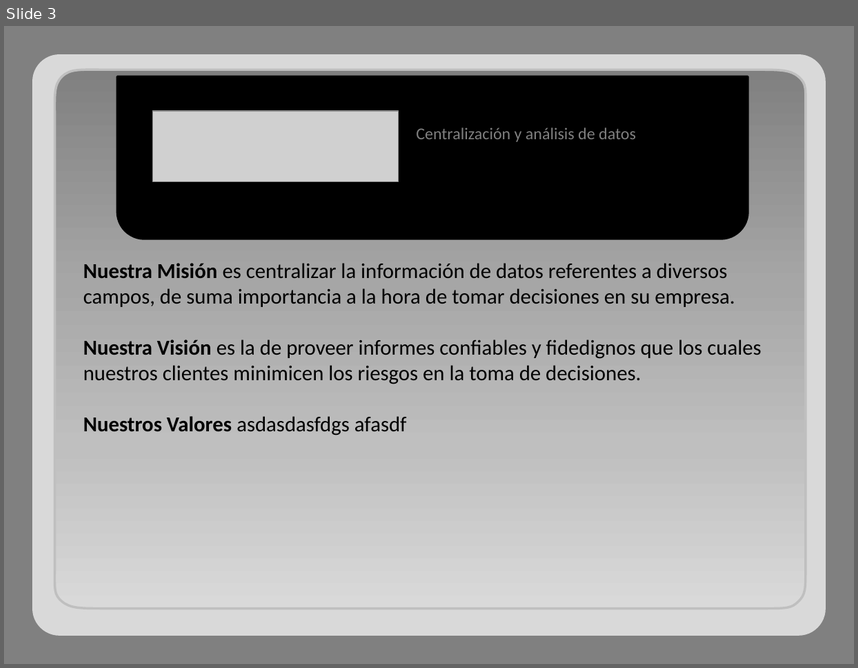
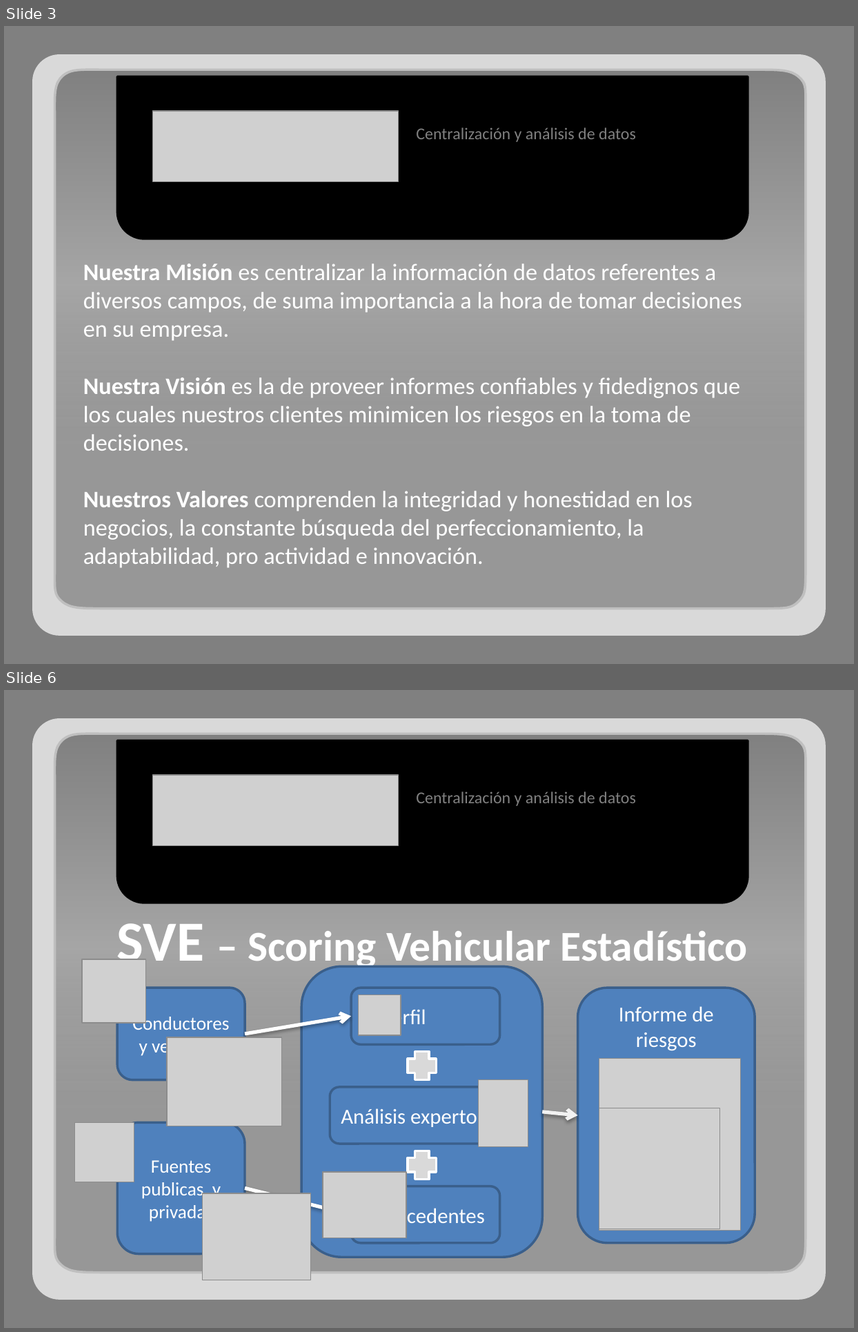
Before and after one commit to adrianachelotti/tallerdesarrollo1ero2011, a slide deck: Presentacion/Comercial/Presentacion Comercial.pptx. Shown one above the other, each under a label of ours: slide 3 before the commit, slides 3 and 6 after it; the slides between them are not shown. The pictures are 858x668 and 858x1332 pixels, drawn with LibreOffice and Linux fonts; fonts in the diff are those of the drawing; grey boxes stand for pictures. Boxes give left, top, right and bottom in pixels: in the first picture for what was removed or moved away, otherwise in the second. Text is boxed around its words. In the diff, an @@ line names an element or a change of style, - is before the commit and + after.

```diff
--- a/Presentacion/Comercial/Presentacion Comercial.pptx
+++ b/Presentacion/Comercial/Presentacion Comercial.pptx
@@ slide 6 added at [4, 690, 854, 1328], background #808080 @@
@@ freeform shape added at [53, 733, 806, 1272], fill gradient #808080 to #A6A6A6, outline #BFBFBF 2 pt @@
@@ round same rect added at [117, 741, 748, 903], fill #000000, outline #000000 2 pt @@
@@ picture added at [153, 775, 399, 845] @@
@@ text added at [416, 791, 636, 806], 14 pt, text #808080 @@
+Centralización y análisis de datos
@@ text added at [117, 923, 747, 974], 36 pt, text #FFFFFF, bold @@
+SVE – Scoring Vehicular Estadístico
@@ picture added at [82, 960, 146, 1023] @@
@@ rounded rectangle added at [301, 966, 542, 1257], fill #4F81BD, outline #3A5F8C 2 pt @@
@@ rounded rectangle added at [117, 987, 245, 1079], fill #4F81BD, outline #3A5F8C 2 pt, 16 pt, text #FFFFFF @@
+Conductores y vehículos
@@ rounded rectangle added at [351, 987, 499, 1045], fill #4F81BD, outline #3A5F8C 2 pt, 18 pt, text #FFFFFF @@
+Perfil
@@ picture added at [359, 994, 401, 1035] @@
@@ rounded rectangle added at [578, 987, 755, 1243], fill #4F81BD, outline #3A5F8C 2 pt, 18 pt, text #FFFFFF @@
+Informe de riesgos
@@ arrow added from (245, 1034) to (351, 1016), #FFFFFF 3 pt @@
@@ picture added at [168, 1037, 282, 1125] @@
@@ plus added at [408, 1052, 436, 1079], fill #D9D9D9, outline #FFFFFF 2 pt @@
@@ picture added at [599, 1058, 741, 1230] @@
@@ picture added at [478, 1079, 528, 1147] @@
@@ rounded rectangle added at [330, 1087, 506, 1144], fill #4F81BD, outline #3A5F8C 2 pt, 18 pt, text #FFFFFF @@
+Análisis experto
@@ picture added at [74, 1122, 134, 1181] @@
@@ rounded rectangle added at [117, 1122, 245, 1253], fill #4F81BD, outline #3A5F8C 2 pt, 16 pt, text #FFFFFF @@
+Fuentes publicas y privadas
@@ arrow added from (542, 1112) to (578, 1115), #F2F2F2 3 pt @@
@@ picture added at [599, 1108, 720, 1229] @@
@@ group added at [32, 718, 826, 1299]: 5 rounded rectangles @@
@@ plus added at [408, 1151, 436, 1179], fill #D9D9D9, outline #FFFFFF 2 pt @@
@@ picture added at [323, 1172, 406, 1239] @@
@@ rounded rectangle added at [351, 1185, 499, 1243], fill #4F81BD, outline #3A5F8C 2 pt, 18 pt, text #FFFFFF @@
+Antecedentes
@@ picture added at [202, 1193, 311, 1280] @@
@@ arrow added from (245, 1188) to (351, 1214), #FFFFFF 3 pt @@
@@ slide 3 changed as well @@
@@ freeform shape at [53, 69, 806, 608]: fill gradient #808080 to #A6A6A6 to #BFBFBF to #D9D9D9 to gradient #808080 to #A6A6A6 @@
@@ text at [83, 263, 742, 450]: size 18 to 20 pt, text colour #000000 to #FFFFFF in "Nuestra Misión es centralizar la información de ...", "Nuestra Visión es la de proveer informes ..." @@
@@ text at [83, 490, 693, 568]: text changed; size 18 to 20 pt; text colour #000000 to #FFFFFF @@
-Nuestros Valores asdasdasfdgs afasdf
+Nuestros Valores comprenden la integridad y honestidad en los negocios, la constante búsqueda del perfeccionamiento, la adaptabilidad, pro actividad e innovación.
```
Also in this commit, not shown: 2 other slides changed, 2 other slides added.
